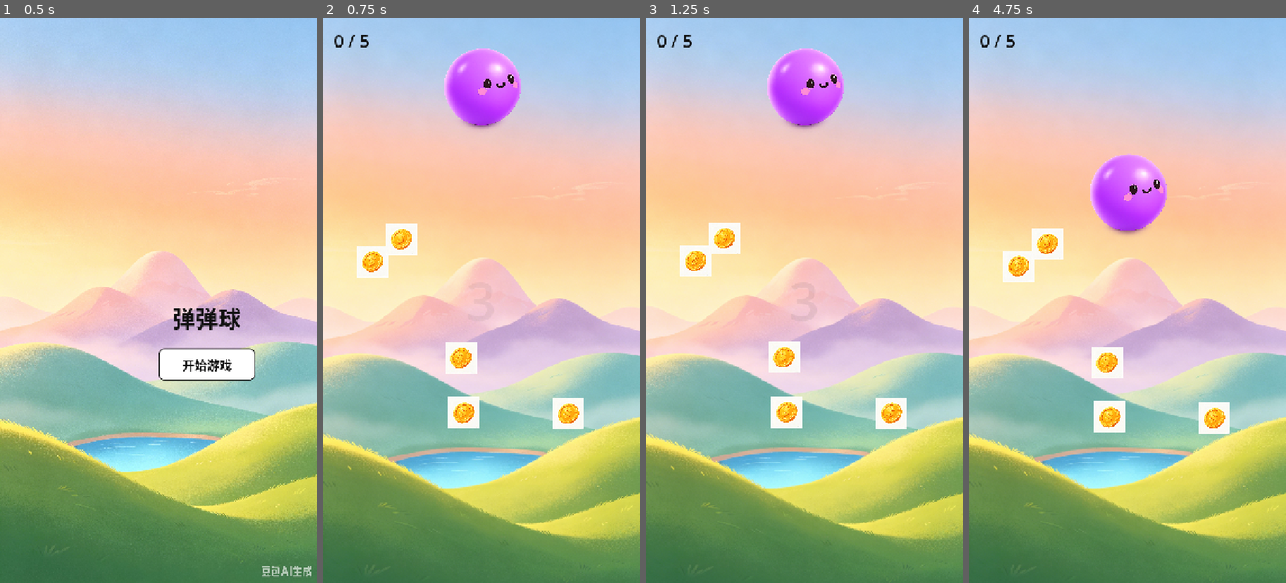
Above: before the commit, frames 1-4 (left to right).
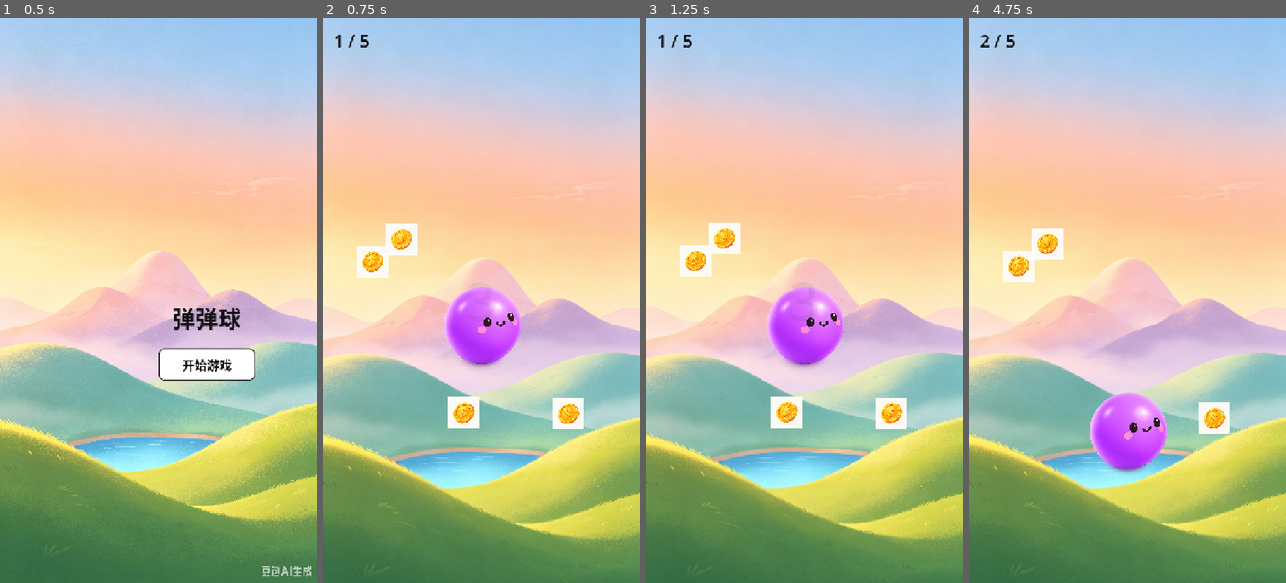
Above: after the commit, the same moments.

Repository: day-dreamer-11/bounce-line-
Game: Godot game, scene res://scenes/TrailDemo.tscn
Two runs of this game, one before a commit and one after it. Both use one fixed random seed, a clock stepped at 60 frames per second and the inputs below.
Inputs (mouse positions are in pixels of both pictures, inside the frame that each line leads up to):
- Up to frame 1 (0.5 s): no input
- Up to frame 2 (0.75 s): click "开始游戏" at 0.5 s
- Up to frame 3 (1.25 s): no input
- Up to frame 4 (4.75 s): tap Enter at 1.25 s; move the mouse to (1197, 272) at 1.27 s; click (1197, 272) at 1.42 s; drag from (1064, 328) to (1213, 419) at 2.02 s; move the mouse to (1159, 176) at 2.77 s; click (1159, 176) at 2.92 s; drag from (1111, 413) to (1019, 260) at 3.52 s; move the mouse to (1222, 385) at 4.27 s; click (1222, 385) at 4.42 s

Frame 1 is identical in both runs. In frame 2, 5.7% of the frame differs, in the area x 3-63%, y 3-63%; in frame 3, 5.6%; in frame 4, 6.0%, in the area x 3-63%, y 3-81%.

Commit message:
fix: Ball starts at screen center (360,640)
Co-Authored-By: Claude Opus 4.7 <noreply@anthropic.com>

Diff:
--- a/scenes/Ball.tscn
+++ b/scenes/Ball.tscn
@@ -6,7 +6,7 @@
 radius = 72.0
 
 [node name="Ball" type="RigidBody2D"]
-position = Vector2(360, 100)
+position = Vector2(360, 640)
 script = ExtResource("1_ball")
 
 [node name="CollisionShape2D" type="CollisionShape2D" parent="."]
